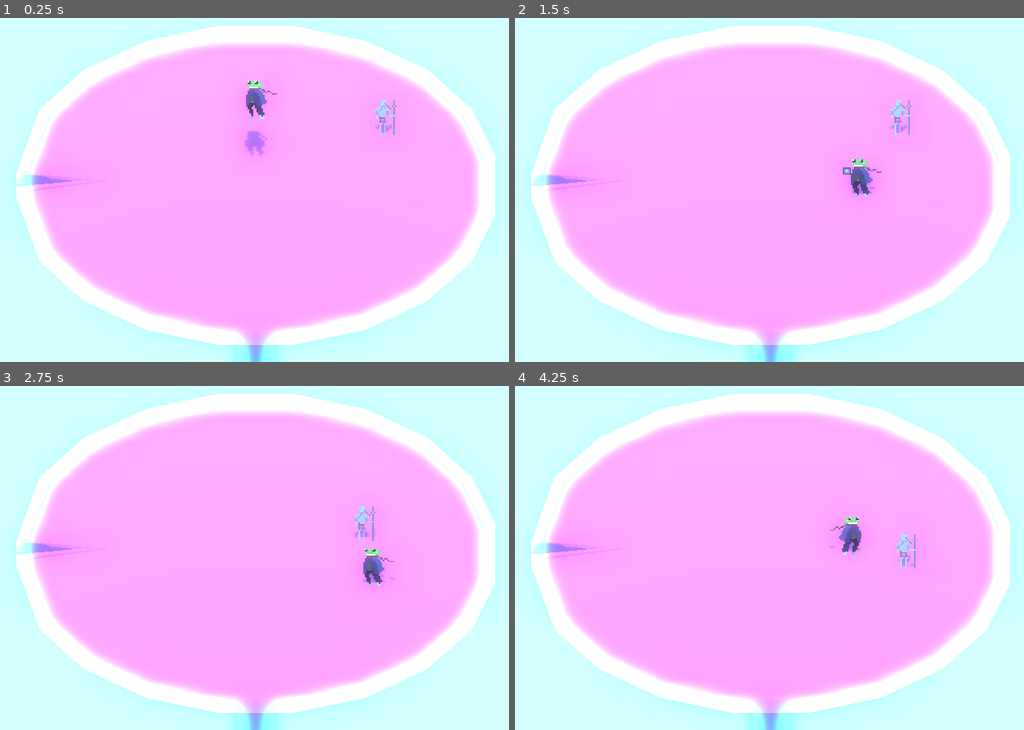
Above: before the commit, frames 1-4 (two rows, left to right).
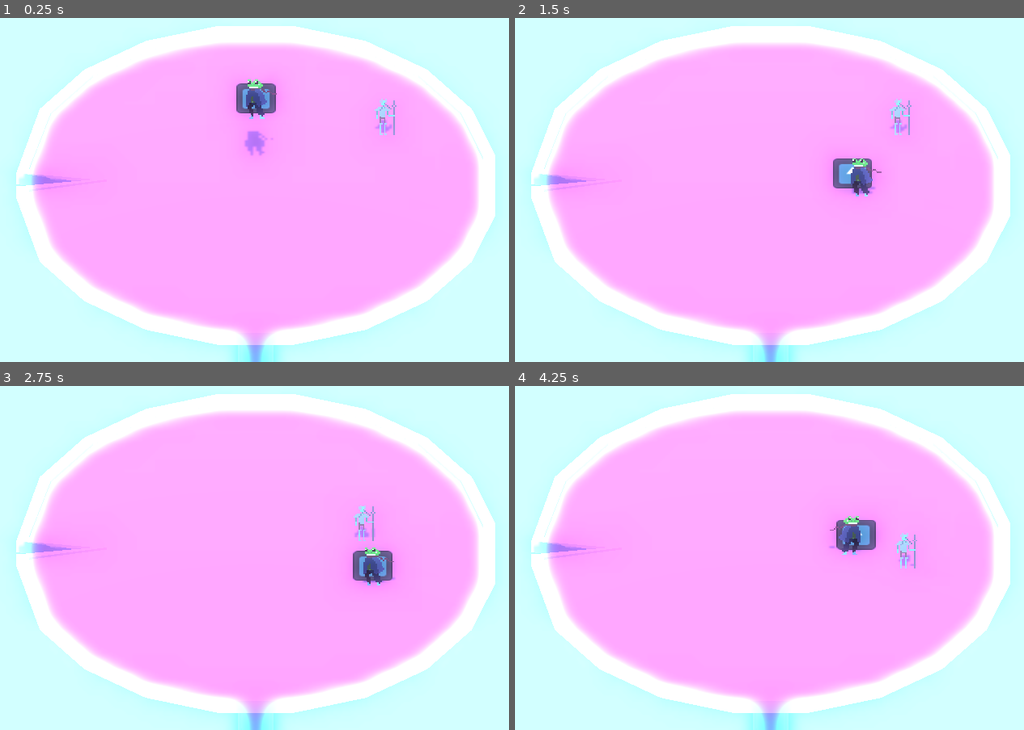
Above: after the commit, the same moments.

Repository: Brainthread/FrogGame
Game: Godot game, scene res://scenes/test.tscn
The game is run twice, just before and just after one commit, with the same random seed, the same clock (stepped at 60 frames per second) and the same inputs. The engine's default icon, where the game draws it, is replaced by a stand-in: a white triangle on a blue panel in a dark square.
Inputs (mouse positions are in pixels of both pictures, inside the frame that each line leads up to):
- Up to frame 1 (0.25 s): no input
- Up to frame 2 (1.5 s): move the mouse to (912, 162) at 0.52 s; hold D (right) 0.53-1.28 s; click (912, 162) at 0.6 s; tap Space (jump) at 0.77 s; right-click (912, 162) at 0.8 s; move the mouse to (642, 200) at 1.27 s; hold S (down) from 1.28 s (still down); right-click (642, 200) at 1.35 s
- Up to frame 3 (2.75 s): tap Space (jump) at 1.52 s; click (127, 568) at 1.55 s; move the mouse to (320, 468) at 2.02 s; release S (down) at 2.03 s; hold D (right) from 2.03 s (still down); click (320, 468) at 2.1 s; right-click (320, 468) at 2.3 s
- Up to frame 4 (4.25 s): move the mouse to (738, 619) at 2.77 s; release D (right) at 2.78 s; hold Up (up) 2.78-3.53 s; right-click (738, 619) at 2.85 s; tap Space (jump) at 3.02, 3.77 s; click (738, 619) at 3.05 s; move the mouse to (962, 602) at 3.52 s; hold A (left) from 3.53 s (still down); click (962, 602) at 3.6 s; right-click (962, 602) at 3.8 s

The runs differ from the first frame. In frame 1, 0.7% of the frame differs, in the area x 46-55%, y 18-29%; in frame 2, 0.4%; in frame 3, 0.6%; in frame 4, 0.6%.

Commit message:
add tongue midpoint segment

Diff:
--- a/scenes/test.tscn
+++ b/scenes/test.tscn
@@ -147,10 +147,14 @@
 
 [node name="SpecialHandler" type="Node3D" parent="Character/Systems"]
 
-[node name="TongueAttackHandler" type="Node3D" parent="Character/Systems/SpecialHandler" node_paths=PackedStringArray("tongue_hitbox", "tongue_tip_node")]
+[node name="TongueAttackHandler" type="Node3D" parent="Character/Systems/SpecialHandler" node_paths=PackedStringArray("tongue_hitbox", "tongue_tip_node", "tongue_line_node")]
 script = ExtResource("10_xrtyr")
 tongue_hitbox = NodePath("TonguePoint/Hitbox")
 tongue_tip_node = NodePath("TonguePoint")
+tongue_line_node = NodePath("Sprite3D")
+
+[node name="Sprite3D" type="Sprite3D" parent="Character/Systems/SpecialHandler/TongueAttackHandler"]
+texture = ExtResource("11_daiq8")
 
 [node name="TonguePoint" type="Node3D" parent="Character/Systems/SpecialHandler/TongueAttackHandler"]
 
--- a/scenes/tongue_attack_handler.gd
+++ b/scenes/tongue_attack_handler.gd
@@ -13,6 +13,7 @@
 @export var retraction_acceleration_speed:float = 1
 @export var fall_to_floor_speed:float = 0.5
 @export var tongue_tip_node:Node3D
+@export var tongue_line_node:Sprite3D
 var retraction_acceleration_counter = 0
 
 enum TongueState {
@@ -26,13 +27,14 @@
 signal attached(target:Node3D, position:Vector3)
 
 func _tongue_hit_object(body:Node3D) -> void:
-	print(body)
-	tongue_hitbox.is_active = true
+	tongue_state = TongueState.ATTACHED
+	tongue_attached_node = body
 
 func _ready() -> void:
 	tongue_hitbox.hit_entity.connect(_tongue_hit_object)
 
 func _process(delta: float) -> void:
+	tongue_line_node.global_position = (tongue_tip_node.global_position - self.global_position)/2 + self.global_position
 	if not usable:
 		_start_retracting()
 	match tongue_state:
@@ -47,14 +49,14 @@
 				query.collide_with_areas = true
 				query.collide_with_bodies = true
 				var result = space_state.intersect_ray(query)
-				print(result)
-				if result != null:
+				if result != null and result.has("position"):
 					var target_point:Vector3 = result.position
 					target_point.y = self.position.y
 					tongue_target_position = target_point
 					tongue_state = TongueState.EXTENDING
 					tongue_hitbox.is_active = true
 					tongue_tip_node.reparent(get_tree().get_root())
+					tongue_hitbox.start_detecting_hits()
 
 		TongueState.EXTENDING:
 			_test_for_retracting()
@@ -74,11 +76,16 @@
 			_test_for_retracting()
 		TongueState.ATTACHED:
 			_test_for_retracting()
+			if tongue_attached_node != null:
+				tongue_attached_position = tongue_attached_node.global_position
+				tongue_tip_node.global_position = tongue_attached_position
 
 func _test_for_retracting():
 	if Input.is_action_just_released("tongue_attack"):
 		tongue_state = TongueState.RETRACTING
 		tongue_hitbox.is_active = false
+		tongue_hitbox.stop_detecting_hits()
 
 func _start_retracting():
 	tongue_state = TongueState.RETRACTING
+	tongue_hitbox.stop_detecting_hits()
